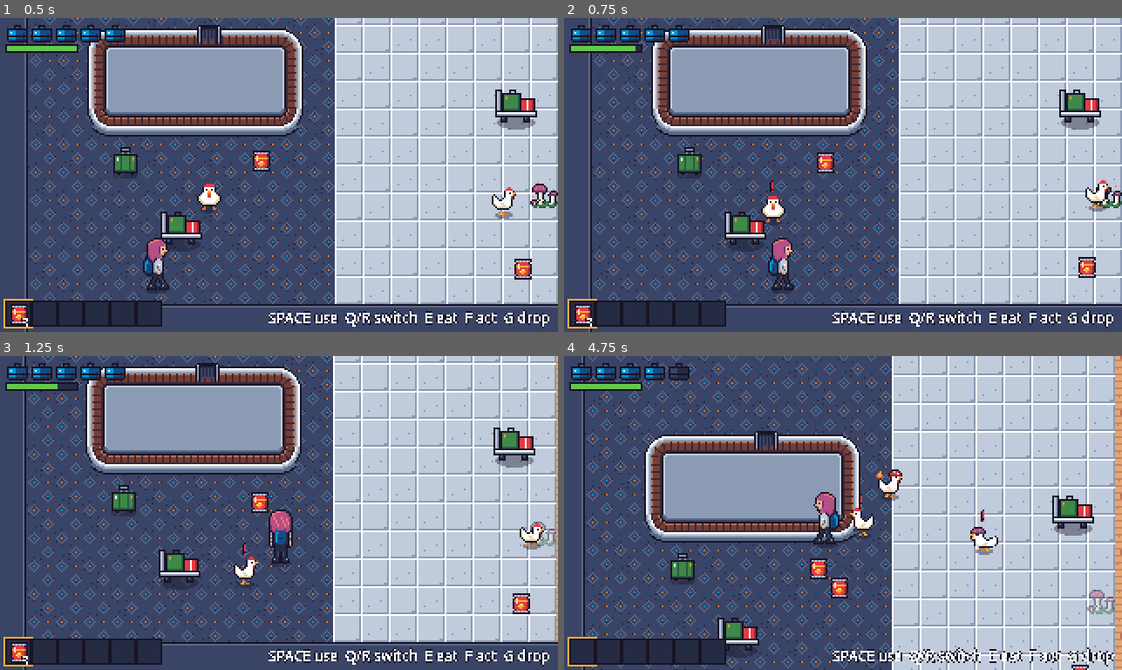
Above: before the commit, frames 1-4 (two rows, left to right).
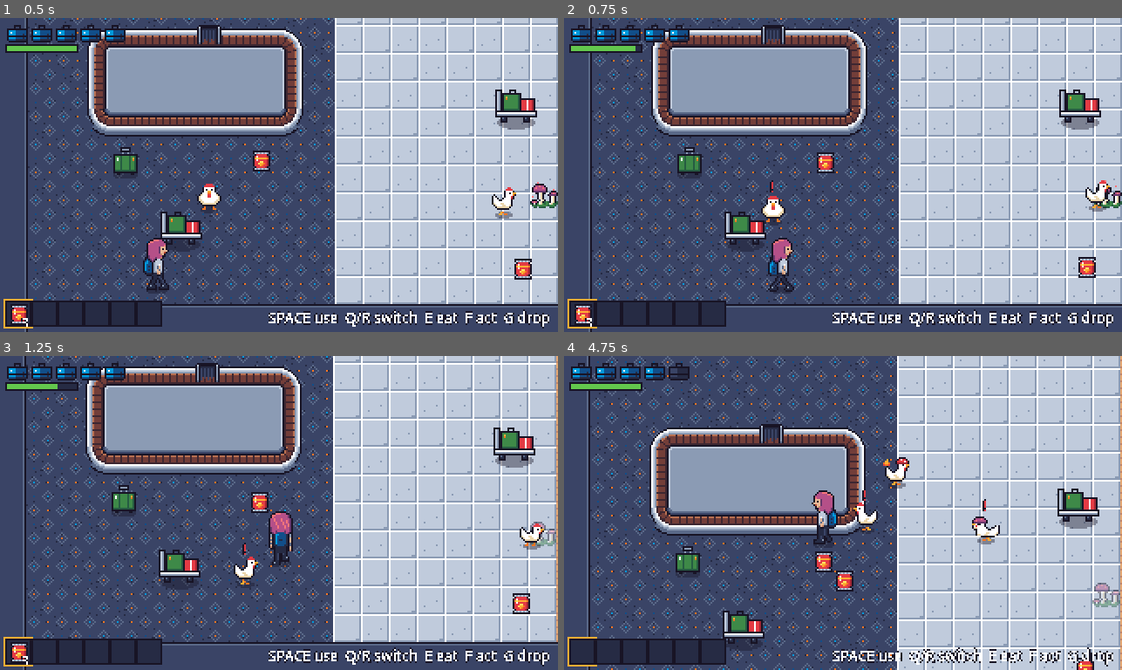
Above: after the commit, the same moments.

Repository: mvdmakesthings/PlanePoultryPanic
Game: Godot game, scene res://tests/prototype_smoke.tscn
Two runs of this game, one before a commit and one after it. Both use one fixed random seed, a clock stepped at 60 frames per second and the inputs below. This scene is started directly instead of the project's main scene.
Inputs (mouse positions are in pixels of both pictures, inside the frame that each line leads up to):
- Up to frame 1 (0.5 s): no input
- Up to frame 2 (0.75 s): move the mouse to (965, 159) at 0.52 s; hold D (move_right) from 0.53 s (still down); hold Shift (run) from 0.53 s (still down); click (965, 159) at 0.67 s
- Up to frame 3 (1.25 s): keep holding D (move_right); keep holding Shift (run)
- Up to frame 4 (4.75 s): move the mouse to (731, 528) at 1.27 s; release D (move_right) at 1.28 s; release Shift (run) at 1.28 s; hold S (move_down) 1.28-2.03 s; tap G (drop_item) at 1.35 s; tap Shift (run) every 0.75 s from 1.55 to 4.55 s; move the mouse to (898, 443) at 2.02 s; hold D (move_right) 2.03-2.78 s; hold E (eat_snack) 2.03-2.78 s; move the mouse to (815, 575) at 2.77 s; hold W (move_up) 2.78-3.53 s; tap F (interact) at 2.85 s; click (815, 575) at 2.92 s; move the mouse to (1010, 560) at 3.52 s; hold R (next_item) 3.53-4.28 s; hold A (move_left) from 3.53 s (still down); move the mouse to (675, 465) at 4.27 s; tap Q (prev_item) at 4.35 s

Frame 1 is identical in both runs. In frame 2, 0.2% of the frame differs, in the area x 36-42%, y 76-88%; in frame 3, 0.2%; in frame 4, 40%, in the area x 3-100%, y 0-100%.

Commit message:
Give the player a run cycle
Running gets its own 4-frame cycle per direction (player_run.png, plus
player_run_extinguisher.png with the extinguisher in hand), played at
12 FPS instead of the walk sped up. Each cycle is push off, flight, push
off with the other leg, flight: a longer stride with the knees driven
high, arms pumping, the body landing a pixel lower, and the backpack
bouncing a beat behind. Switching between walking and running keeps the
stride's frame, so it doesn't stutter. The smoke test checks that
running plays the run cycle.

Diff:
--- a/game/scripts/characters/player.gd
+++ b/game/scripts/characters/player.gd
@@ -19,6 +19,8 @@
 const IDLE_SHEET := preload("res://assets/sprites/player_idle.png")
 const WALK_EXTINGUISHER_SHEET := preload("res://assets/sprites/player_walk_extinguisher.png")
 const IDLE_EXTINGUISHER_SHEET := preload("res://assets/sprites/player_idle_extinguisher.png")
+const RUN_SHEET := preload("res://assets/sprites/player_run.png")
+const RUN_EXTINGUISHER_SHEET := preload("res://assets/sprites/player_run_extinguisher.png")
 const KO_SHEET := preload("res://assets/sprites/player_ko.png")
 const FRAME_SIZE := Vector2i(16, 32)
 ## The knocked-out pose lies flat, so its frames are wide and short.
@@ -95,6 +97,8 @@
 	SpriteSheets.add_directional(frames, "idle", IDLE_SHEET, FRAME_SIZE, 2.0)
 	SpriteSheets.add_directional(frames, "walk_ext", WALK_EXTINGUISHER_SHEET, FRAME_SIZE, 8.0)
 	SpriteSheets.add_directional(frames, "idle_ext", IDLE_EXTINGUISHER_SHEET, FRAME_SIZE, 2.0)
+	SpriteSheets.add_directional(frames, "run", RUN_SHEET, FRAME_SIZE, 12.0)
+	SpriteSheets.add_directional(frames, "run_ext", RUN_EXTINGUISHER_SHEET, FRAME_SIZE, 12.0)
 	frames.add_animation("ko")
 	frames.set_animation_speed("ko", 3.0)
 	for column in KO_SHEET.get_width() / KO_FRAME_SIZE.x:
@@ -366,14 +370,19 @@
 
 func _update_animation(input: Vector2, running: bool) -> void:
 	var direction := SpriteSheets.direction_name(facing)
-	var animation := "walk" if input != Vector2.ZERO else "idle"
+	var animation := "idle"
+	if input != Vector2.ZERO:
+		animation = "run" if running else "walk"
 	# Carry the extinguisher in hand while it's the selected item.
 	if inventory.selected_item() == "extinguisher" and carrying == null:
 		animation += "_ext"
 	animation += "_" + direction
 	if _sprite.animation != animation:
+		# Switching between walking and running keeps the stride going.
+		var frame := _sprite.frame
 		_sprite.play(animation)
-	_sprite.speed_scale = 1.6 if running else 1.0
+		if input != Vector2.ZERO:
+			_sprite.frame = frame
 
 
 func _update_invincibility(delta: float) -> void:
--- a/game/tests/prototype_smoke.gd
+++ b/game/tests/prototype_smoke.gd
@@ -21,7 +21,13 @@
 	_check(player.global_position.x - start.x > 60.0, "player walks right")
 
 	var stamina_before := player.stamina
-	await _hold(["move_up", "run"], 0.8)
+	Input.action_press("move_up")
+	Input.action_press("run")
+	await _wait(0.4)
+	_check(player._sprite.animation == "run_up", "running plays the run cycle")
+	await _wait(0.4)
+	Input.action_release("move_up")
+	Input.action_release("run")
 	_check(player.stamina < stamina_before, "running spends stamina")
 
 	var snacks_before := player.snacks
Binary file added: game/assets/sprites/player_run.png
Not shown, added: game/assets/sprites/player_run.png.import
Binary file added: game/assets/sprites/player_run_extinguisher.png
Not shown, added: game/assets/sprites/player_run_extinguisher.png.import
Not shown, changed: tools/sprites/build.py
Not shown, changed: tools/sprites/player.py
